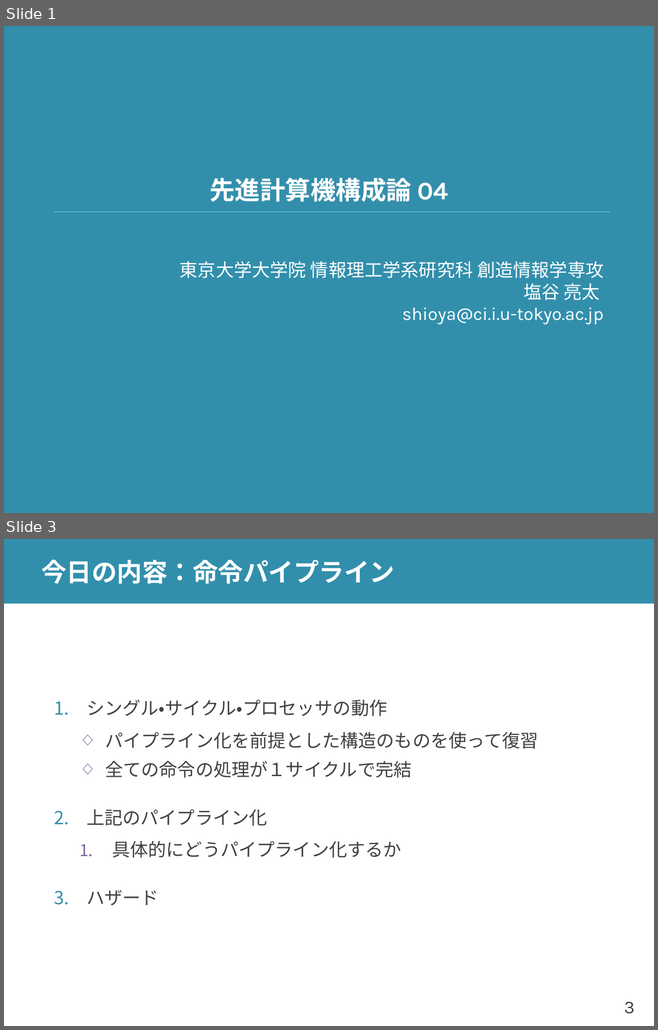
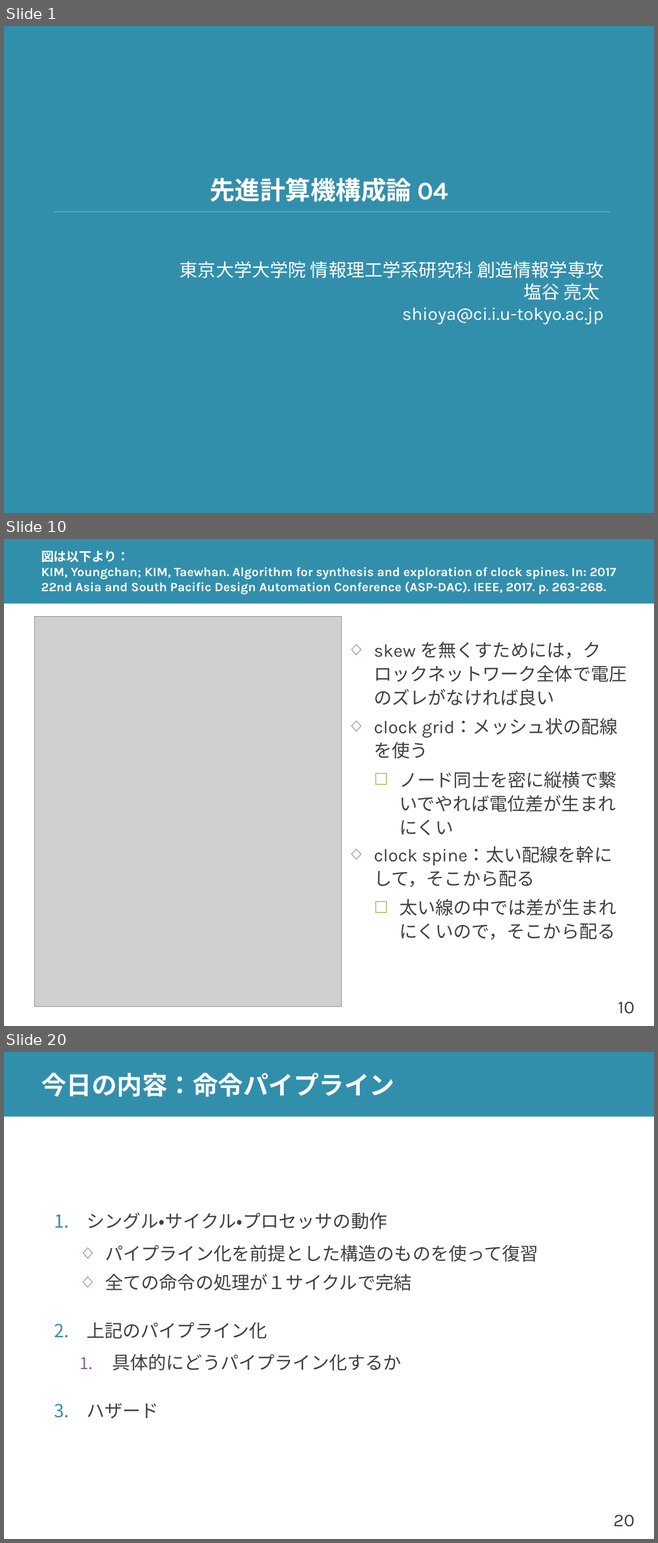
Before and after one commit to shioyadan/advanced-computer-organization, a slide deck: aco-shioya-04.pptx. Shown one above the other, each under a label of ours: slides 1 and 3 before the commit, slides 1, 10 and 20 after it; the slides between them are not shown. The pictures are 658x1030 and 658x1543 pixels, drawn with LibreOffice and Linux fonts; fonts in the diff are those of the drawing; grey boxes stand for pictures. Boxes give left, top, right and bottom in pixels: in the first picture for what was removed or moved away, otherwise in the second. Text is boxed around its words. In the diff, an @@ line names an element or a change of style, - is before the commit and + after.

```diff
--- a/aco-shioya-04.pptx
+++ b/aco-shioya-04.pptx
@@ slide 10 added at (x1=4, y1=539, x2=654, y2=1026), background #FFFFFF; not listed: 2 template elements that a slide beside it also shows @@
@@ title added at (x1=41, y1=551, x2=616, y2=595), 14 pt, text #FFFFFF, bold @@
+図は以下より：
+KIM, Youngchan; KIM, Taewhan. Algorithm for synthesis and exploration of clock spines. In: 2017 22nd Asia and South Pacific Design Automation Conference (ASP-DAC). IEEE, 2017. p. 263-268.
@@ picture added at (x1=35, y1=616, x2=341, y2=1006) @@
@@ text added at (x1=373, y1=642, x2=626, y2=940), 20 pt, text #404040 @@
+  ◇ skew を無くすためには，クロックネットワーク全体で電圧のズレがなければ良い
+  ◇ clock grid：メッシュ状の配線を使う
+    ☐ ノード同士を密に縦横で繋いでやれば電位差が生まれにくい
+  ◇ clock spine：太い配線を幹にして，そこから配る
+    ☐ 太い線の中では差が生まれにくいので，そこから配る
@@ what was slide 3 is now slide 20 @@
@@ page number at (x1=613, y1=1515, x2=634, y2=1527): text changed @@
-3
+20
```
Also in this commit, not shown: 4 slides changed, 19 other slides added, 1 other file.
